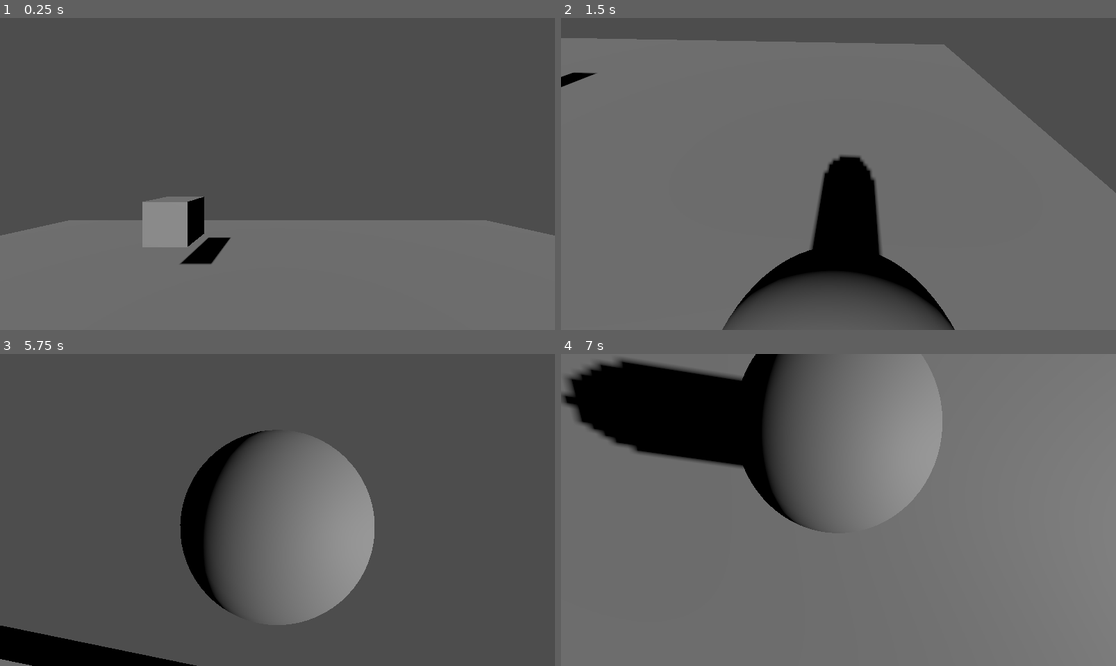
Above: before the commit, frames 1-4 (two rows, left to right).
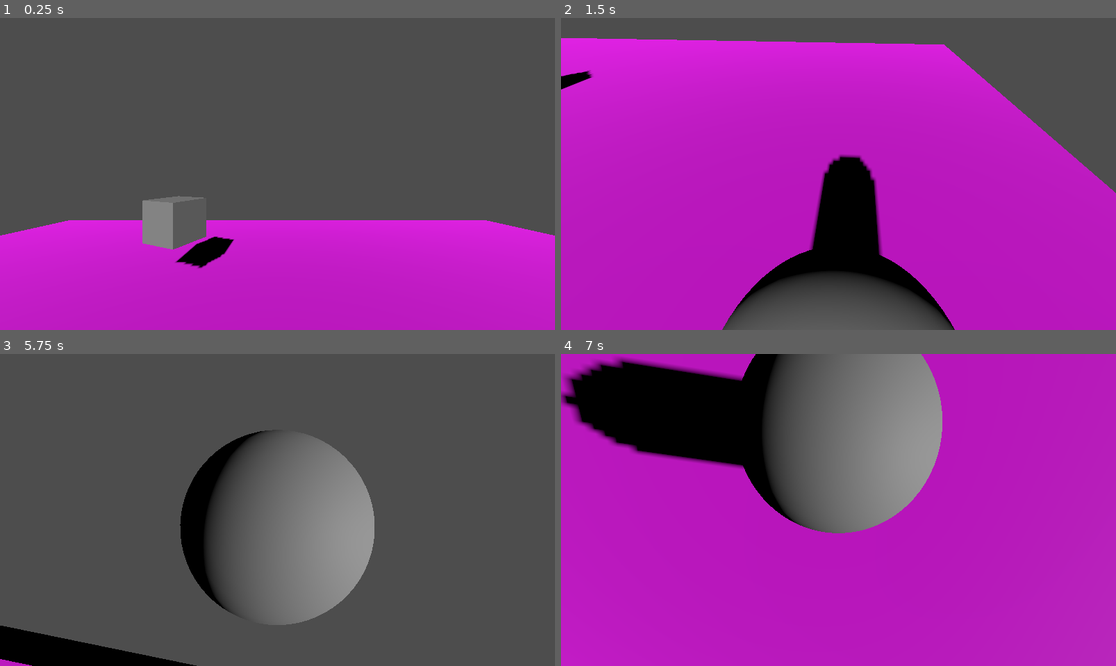
Above: after the commit, the same moments.

Repository: Flodurs/GoDotTest
Game: Godot game, scene res://scenes/level/level.tscn
Same seed, same stepped clock (60 frames per second), same inputs: the game is played once before the commit and once after it.
Inputs:
- Up to frame 1 (0.25 s): no input
- Up to frame 2 (1.5 s): hold D (Right) 0.53-1.28 s; hold Down (CamDown) 0.53-1.28 s; hold S (Backward) from 1.28 s (still down); tap Left (CamLeft) at 1.35 s
- Up to frame 3 (5.75 s): release S (Backward) at 2.03 s; hold D (Right) 2.03-2.78 s; hold Right (CamRight) 2.03-2.78 s; hold W (Forward) 2.78-3.53 s; tap Up (CamUp) at 2.85 s; tap Enter at 3.5 s; hold Down (CamDown) 3.53-4.28 s; hold A (Left) 3.53-5.03 s; tap Left (CamLeft) at 4.35 s; tap Space at 5 s; hold S (Backward) from 5.03 s (still down); hold Right (CamRight) from 5.03 s (still down)
- Up to frame 4 (7 s): release S (Backward) at 5.78 s; release Right (CamRight) at 5.78 s; hold D (Right) 5.78-6.53 s; tap Up (CamUp) at 5.85 s; hold W (Forward) from 6.53 s (still down); hold Down (CamDown) from 6.53 s (still down)

The runs differ from the first frame. In frame 1, 34% of the frame differs, in the area x 0-100%, y 57-100%; in frame 2, 74%; in frame 3, less than 0.1%; in frame 4, 75%, in the area x 0-100%, y 0-100%.

Commit message:
Enemyturn

Diff:
--- a/scenes/enemys/enemy_1.gd
+++ b/scenes/enemys/enemy_1.gd
@@ -14,6 +14,24 @@
 
 func _process(delta):
 	var player = get_tree().get_nodes_in_group("Player")[0]
+
 	var dir = player.transform.origin - transform.origin
-	if dir.dot(transform.basis.z) > 0:
-		print("Hit")
+	var map_xz: Vector2
+	map_xz.x=dir.x
+	map_xz.y=dir.z
+
+
+
+
+	var aMap_xz: Vector2
+	aMap_xz.x = transform.basis.x.x
+	aMap_xz.y = transform.basis.x.z
+
+	var dirAngle = map_xz.angle()
+	var myAngle = aMap_xz.angle()
+
+	print(dirAngle-myAngle)
+
+
+	if abs(dirAngle-myAngle) > 0.01:
+		rotate_y((dirAngle-myAngle)*-0.03)
--- a/scenes/level/level.tscn
+++ b/scenes/level/level.tscn
@@ -1,9 +1,12 @@
-[gd_scene load_steps=5 format=3 uid="uid://dt7u684plii76"]
+[gd_scene load_steps=6 format=3 uid="uid://dt7u684plii76"]
 
 [ext_resource type="PackedScene" uid="uid://bfrl7ncibdxrg" path="res://scenes/Player/player.tscn" id="1_wofso"]
 [ext_resource type="PackedScene" uid="uid://2m18wnpcsctt" path="res://scenes/enemys/enemy_1.tscn" id="2_c3eje"]
 
 [sub_resource type="BoxMesh" id="BoxMesh_gwq0k"]
+
+[sub_resource type="StandardMaterial3D" id="StandardMaterial3D_pispi"]
+albedo_color = Color(0.945098, 0, 0.960784, 1)
 
 [sub_resource type="BoxShape3D" id="BoxShape3D_kgdq1"]
 size = Vector3(24.7648, 0.553409, 24.203)
@@ -16,6 +19,7 @@
 [node name="MeshInstance3D" type="MeshInstance3D" parent="StaticBody3D"]
 transform = Transform3D(24.6436, 0, 0, 0, 0.557143, 0, 0, 0, 24.2322, 0, 0, 0)
 mesh = SubResource("BoxMesh_gwq0k")
+surface_material_override/0 = SubResource("StandardMaterial3D_pispi")
 
 [node name="CollisionShape3D" type="CollisionShape3D" parent="StaticBody3D"]
 shape = SubResource("BoxShape3D_kgdq1")
